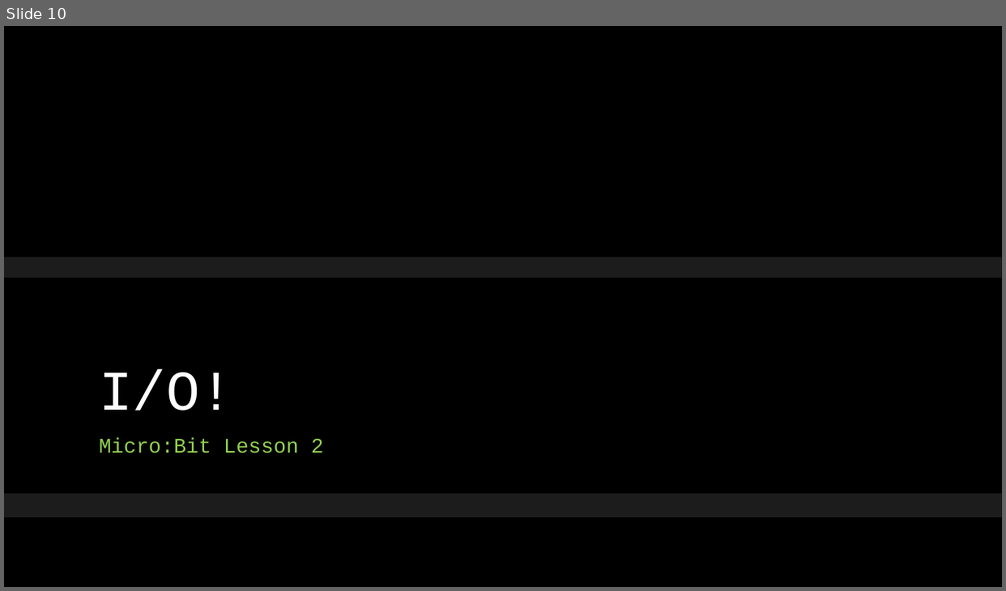
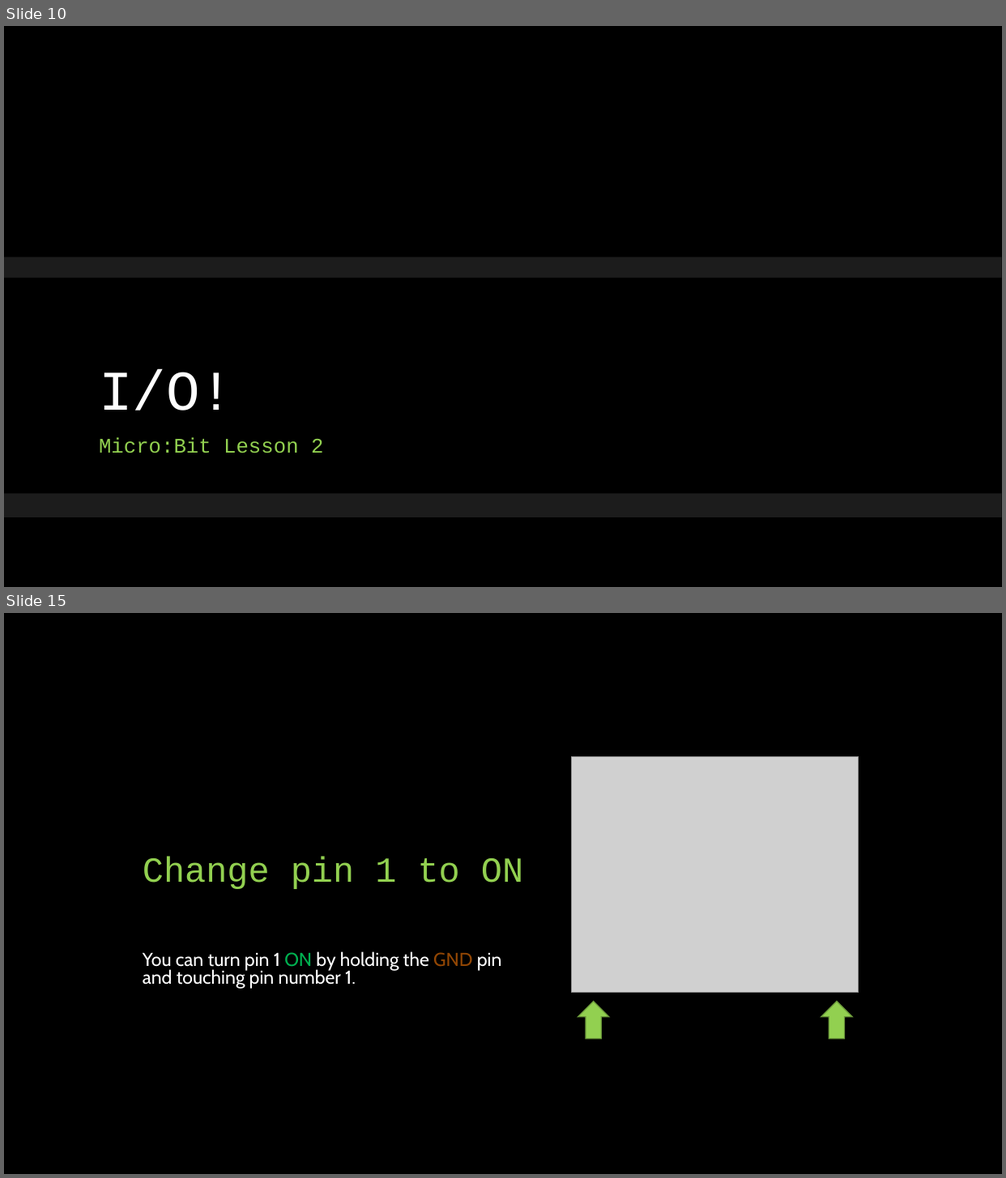
Before and after one commit to osu-hoangthu/OMSICapstoneGroup67, a slide deck: Alpha_Modules/2 MicroBit_Basics/Vocab/Slides/1 Vocab Basics MicroBit.pptx. Shown one above the other, each under a label of ours: slide 10 before the commit, slides 10 and 15 after it; the slides between them are not shown. The pictures are 1006x591 and 1006x1178 pixels, drawn with LibreOffice and Linux fonts; fonts in the diff are those of the drawing; grey boxes stand for pictures; background and template pictures are left out. Boxes give left, top, right and bottom in pixels: in the first picture for what was removed or moved away, otherwise in the second. Text is boxed around its words. In the diff, an @@ line names an element or a change of style, - is before the commit and + after.

```diff
--- a/Alpha_Modules/2 MicroBit_Basics/Vocab/Slides/1 Vocab Basics MicroBit.pptx
+++ b/Alpha_Modules/2 MicroBit_Basics/Vocab/Slides/1 Vocab Basics MicroBit.pptx
@@ slide 15 added at (4, 613, 1002, 1174), background #000000 @@
@@ picture added at (572, 756, 859, 994) @@
@@ title added at (143, 856, 523, 889), 34 pt, text #92D050 @@
+Change pin 1 to ON
@@ text added at (143, 952, 502, 989), 18 pt, text #FFFFFF @@
+You can turn pin 1 ON by holding the GND pin and touching pin number 1.
@@ down arrow added at (578, 1002, 610, 1039), fill #92D050, outline #6C9A3B 1 pt @@
@@ down arrow added at (821, 1002, 853, 1039), fill #92D050, outline #6C9A3B 1 pt @@
```
Also in this commit, not shown: 4 slides changed, 3 other slides added, 6 other files.
